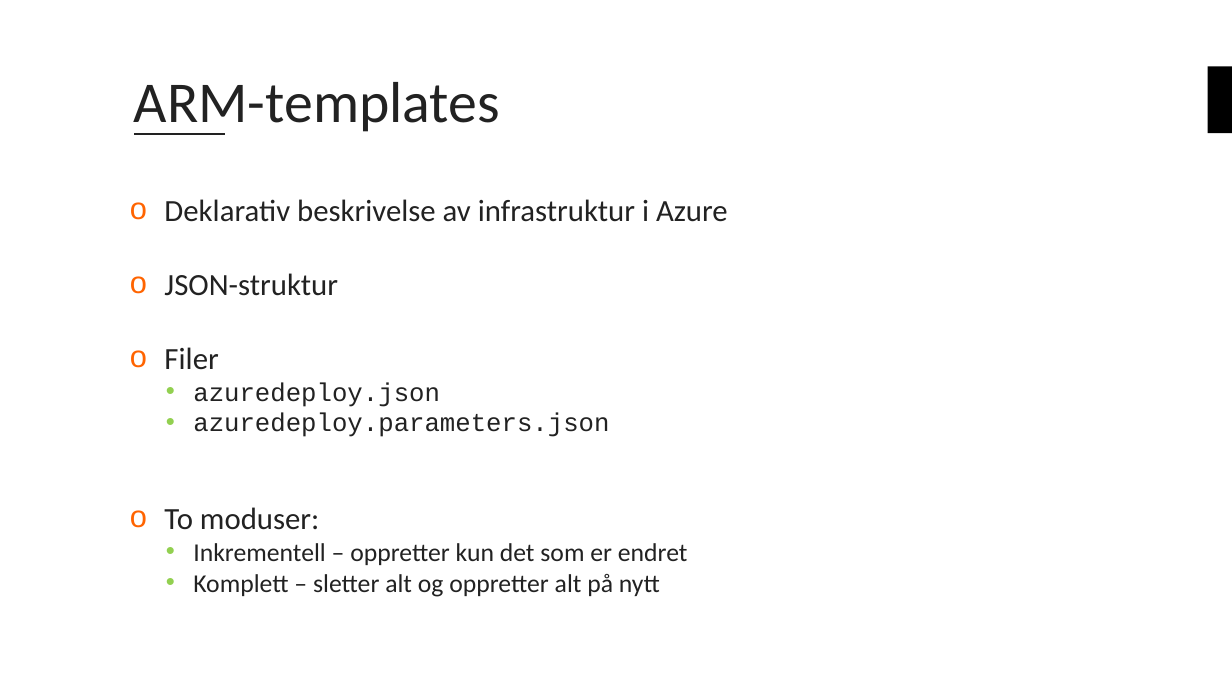
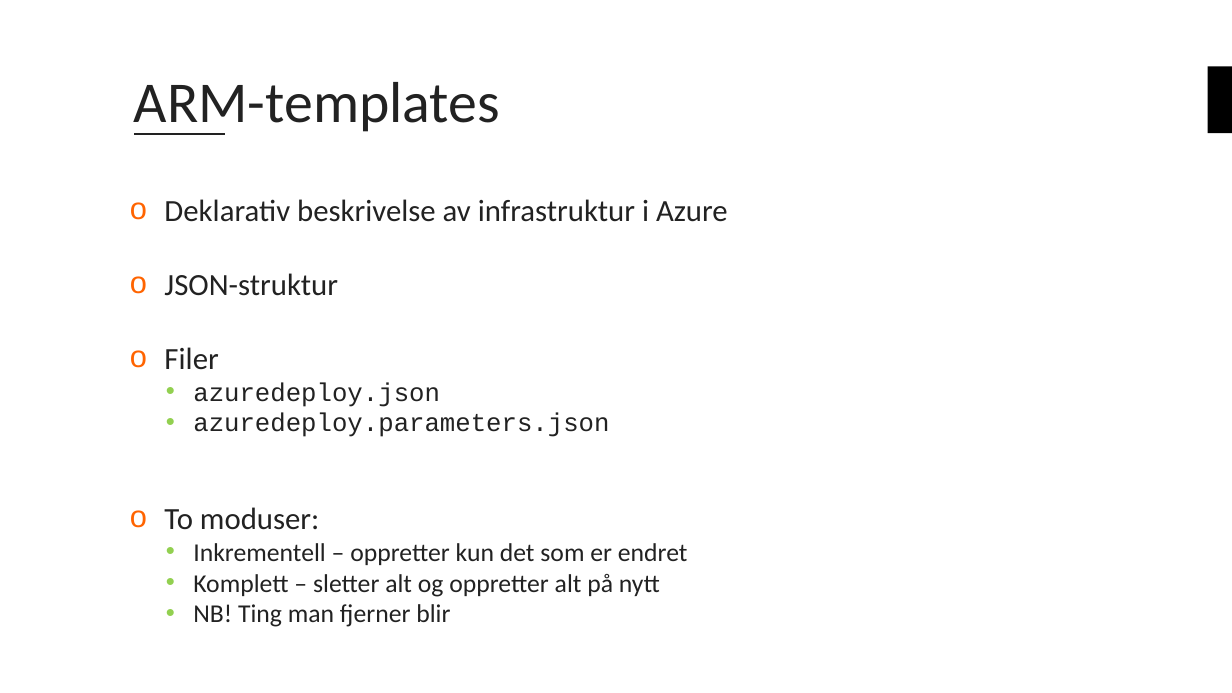
Before and after one commit to bouvet/azure-workshops, a slide deck: slide 18 of Workshop_2/Presentasjon/Azureskolen-Workshop#2.pptx (slide 17 before the commit). Drawn at 1232x693 pixels with LibreOffice and Linux fonts; fonts in the diff are those of the drawing; background and template pictures are left out. Boxes give left, top, right and bottom in pixels: in the first picture for what was removed or moved away, otherwise in the second. Text is boxed around its words. In the diff, an @@ line names an element or a change of style, - is before the commit and + after.

```diff
--- a/Workshop_2/Presentasjon/Azureskolen-Workshop#2.pptx
+++ b/Workshop_2/Presentasjon/Azureskolen-Workshop#2.pptx
@@ text at bbox=[193, 604, 450, 627]: paragraph added @@
+  • NB! Ting man fjerner blir
```
Also in this commit, not shown: 2 other slides changed, 5 slides added, 1 other file.
